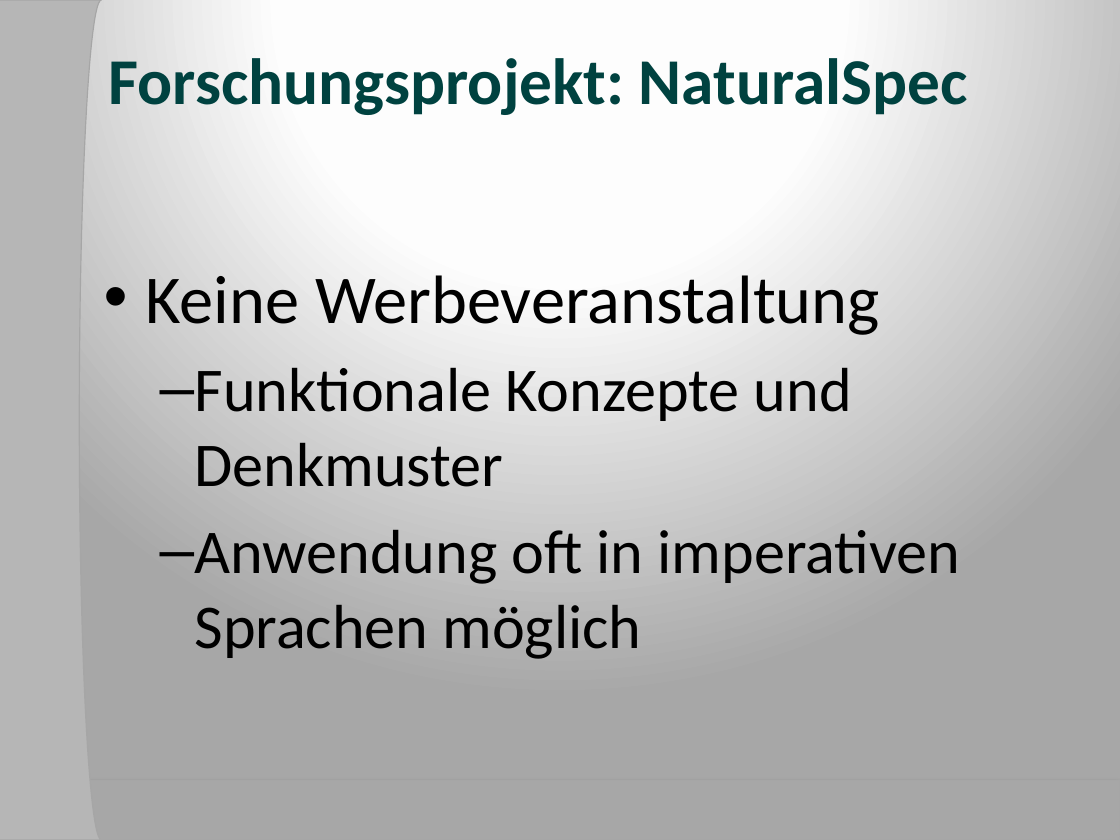
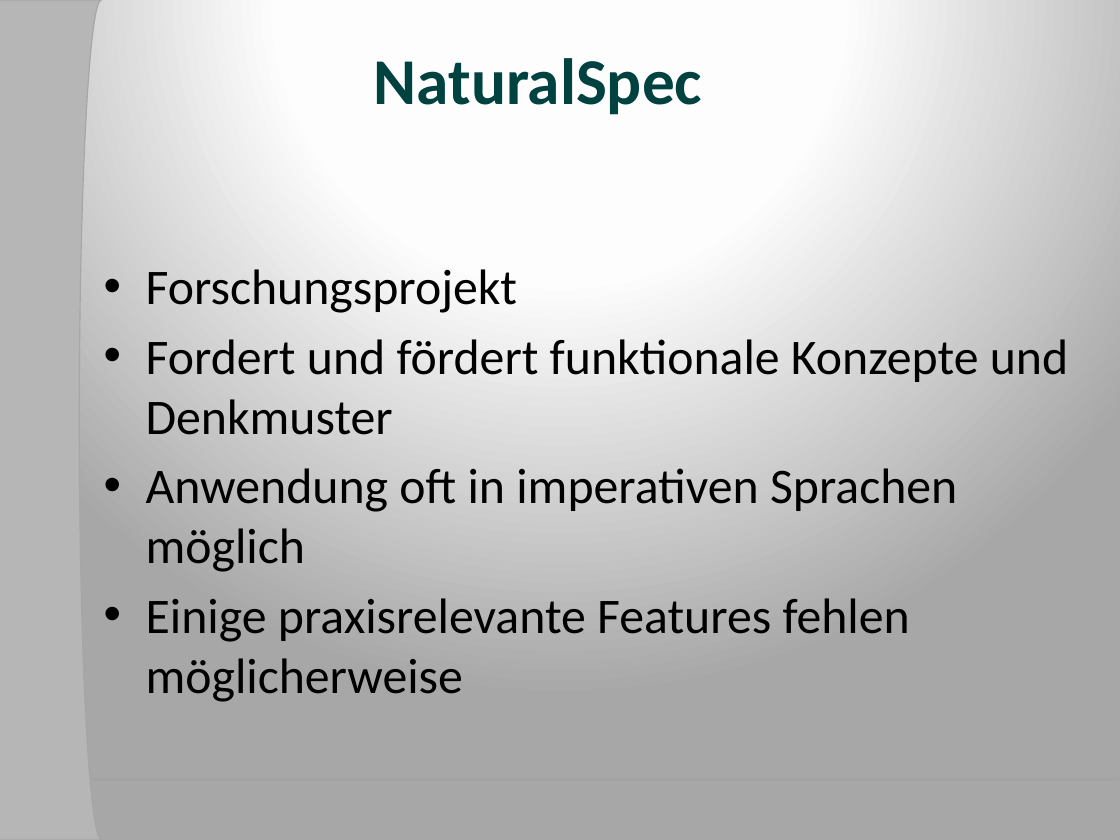
Before and after one commit to forki/NaturalSpec, a slide deck: slide 7 of slides/NaturalSpec_ADC2011_German.pptx (slide 9 before the commit). Drawn at 1120x840 pixels with LibreOffice and Linux fonts; fonts in the diff are those of the drawing; background and template pictures are left out. Boxes give left, top, right and bottom in pixels: in the first picture for what was removed or moved away, otherwise in the second. Text is boxed around its words. In the diff, an @@ line names an element or a change of style, - is before the commit and + after.

Commit message:
Finished slides

```diff
--- a/slides/NaturalSpec_ADC2011_German.pptx
+++ b/slides/NaturalSpec_ADC2011_German.pptx
@@ title at (374,58,702,115): text changed @@
-Forschungsprojekt: NaturalSpec
+NaturalSpec
@@ text at (146,269,1068,435): text changed; size 40 to 32 pt @@
-• Keine Werbeveranstaltung
-  – Funktionale Konzepte und Denkmuster
+• Forschungsprojekt
+• Fordert und fördert funktionale Konzepte und Denkmuster
@@ text at (146,468,957,572): size 40 to 32 pt in "Anwendung oft in imperativen Sprachen möglich"; bullet – to •; list level 2 to 1 in "Anwendung oft in imperativen Sprachen ..." @@
@@ text at (146,598,910,702): paragraph added @@
+• Einige praxisrelevante Features fehlen möglicherweise
```
Also in this commit, not shown: 1 other slide changed, 2 slides added, 2 slides removed.
